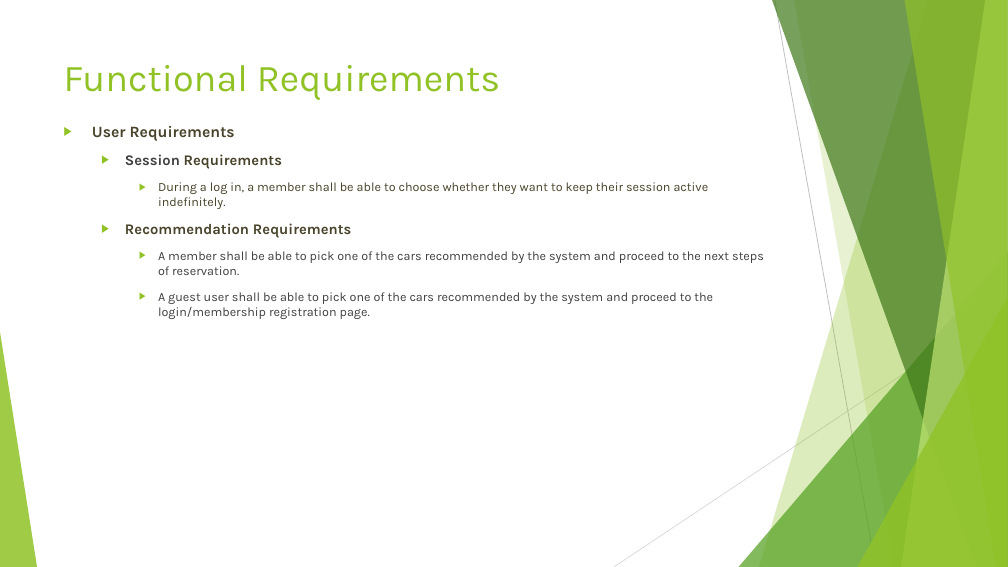
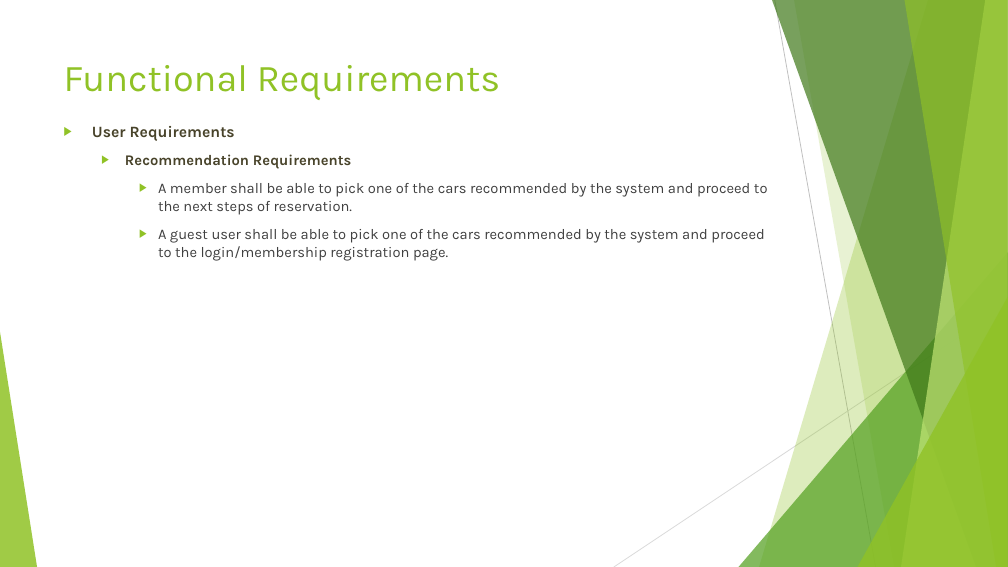
Before and after one commit to aysegulsari/SWE-530, a slide deck: slide 6 of Requirements/Online Car Rental System Requirements.pptx. Drawn at 1008x567 pixels with LibreOffice and Linux fonts; fonts in the diff are those of the drawing. Boxes give left, top, right and bottom in pixels: in the first picture for what was removed or moved away, otherwise in the second. Text is boxed around its words. In the diff, an @@ line names an element or a change of style, - is before the commit and + after.

Commit message:
Styling of requirement documents are updated

```diff
--- a/Requirements/Online Car Rental System Requirements.pptx
+++ b/Requirements/Online Car Rental System Requirements.pptx
@@ text at [125, 154, 709, 209]: paragraphs removed @@
-  ▶ Session Requirements
-    ▶ During a log in, a member shall be able to choose whether they want to keep their session active indefinitely.
@@ text at [158, 183, 768, 261]: size 12 to 14 pt in "A member shall be able to pick ...", "A guest user shall be able to ..." @@
```
Also in this commit, not shown: 9 other slides changed, 1 other file.
